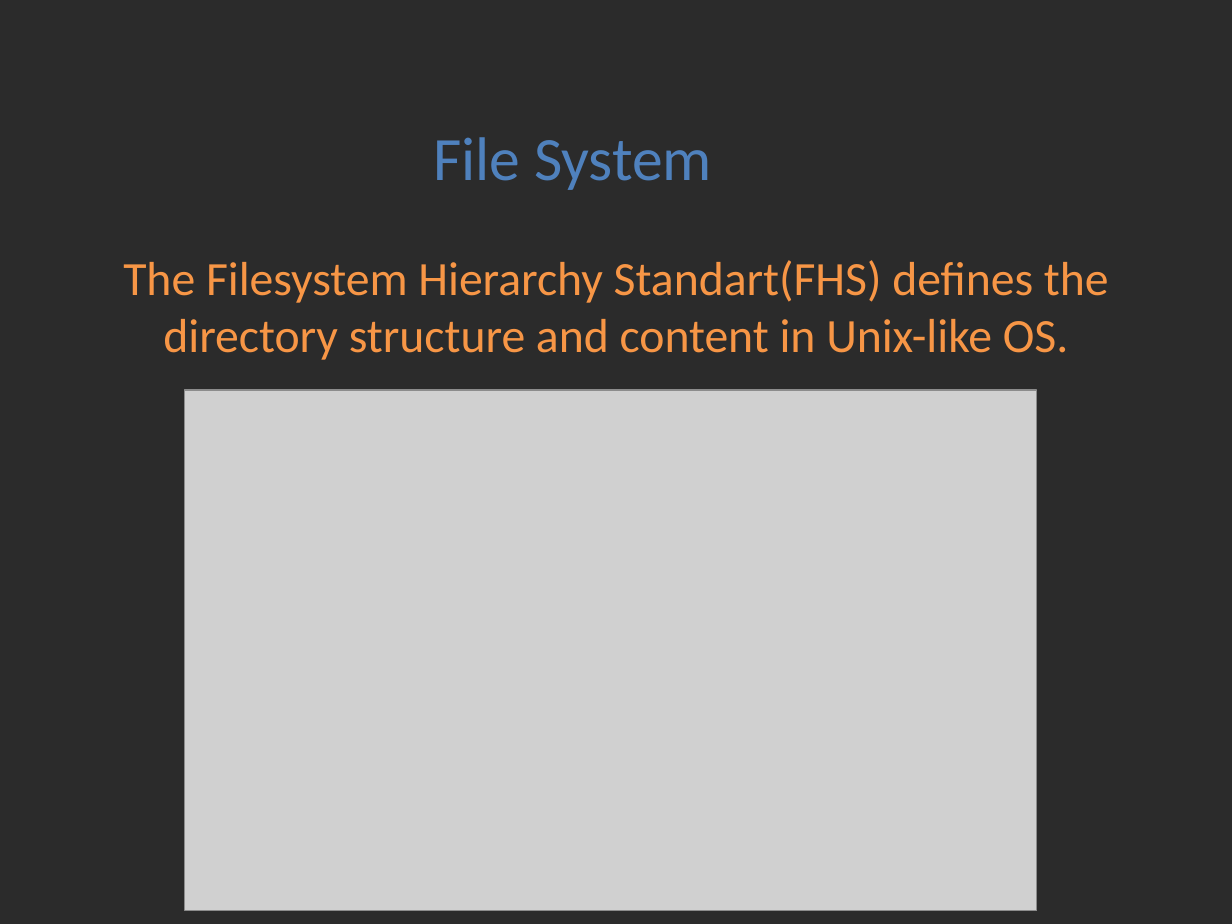
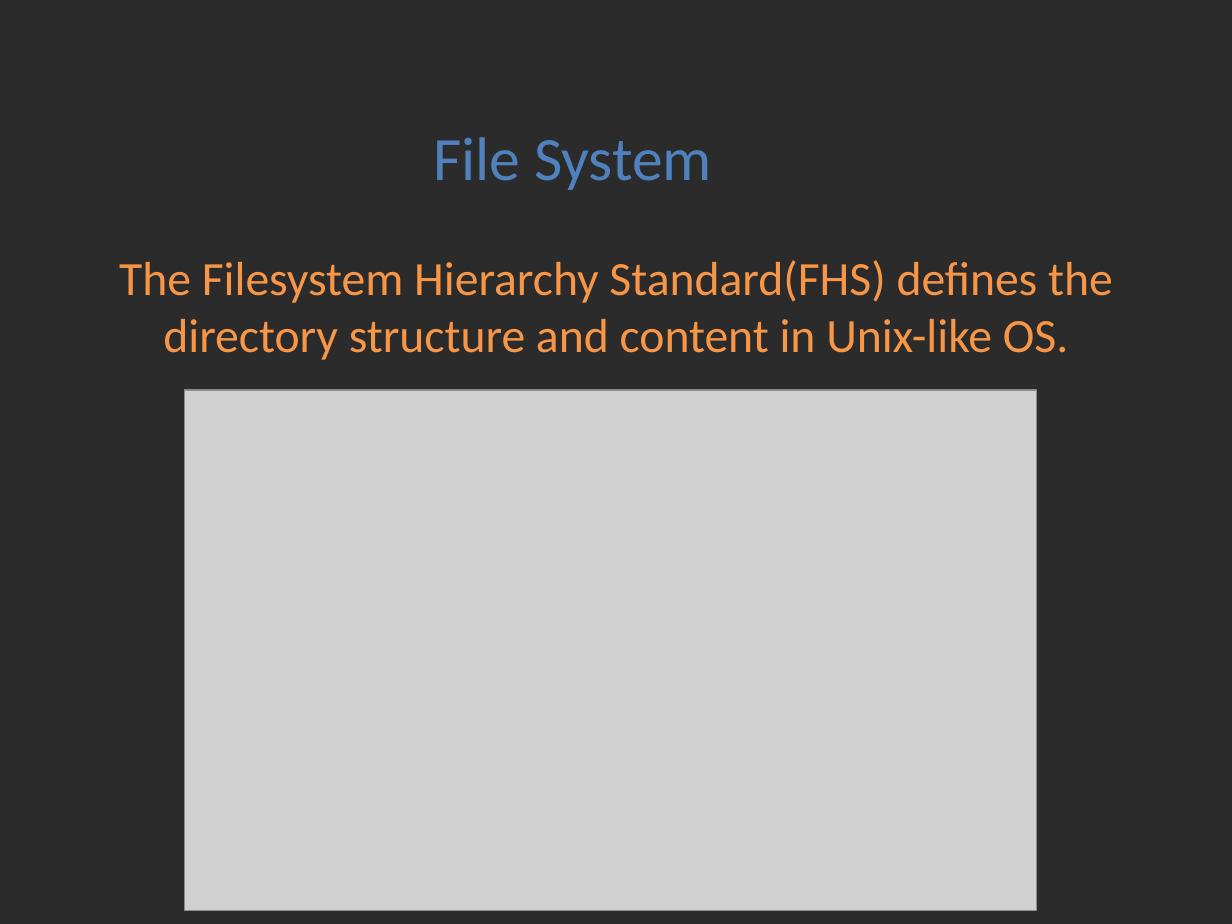
Before and after one commit to Academy-Soft-Intellect/Linux-Course, a slide deck: slide 1 of 3.FileSystem/03-FileSystem.pptx. Drawn at 1232x924 pixels with LibreOffice and Linux fonts; fonts in the diff are those of the drawing; grey boxes stand for pictures; background and template pictures are left out; a plain dark background stands for a picture behind light text. Boxes give left, top, right and bottom in pixels: in the first picture for what was removed or moved away, otherwise in the second. Text is boxed around its words. In the diff, an @@ line names an element or a change of style, - is before the commit and + after.

```diff
--- a/3.FileSystem/03-FileSystem.pptx
+++ b/3.FileSystem/03-FileSystem.pptx
@@ title at bbox=[119, 260, 1113, 360]: text changed @@
-The Filesystem Hierarchy Standart(FHS) defines the directory structure and content in Unix-like OS.
-”
+The Filesystem Hierarchy Standard(FHS) defines the directory structure and content in Unix-like OS.
+”
```
Also in this commit, not shown: 5 other slides changed, 4 other files.
